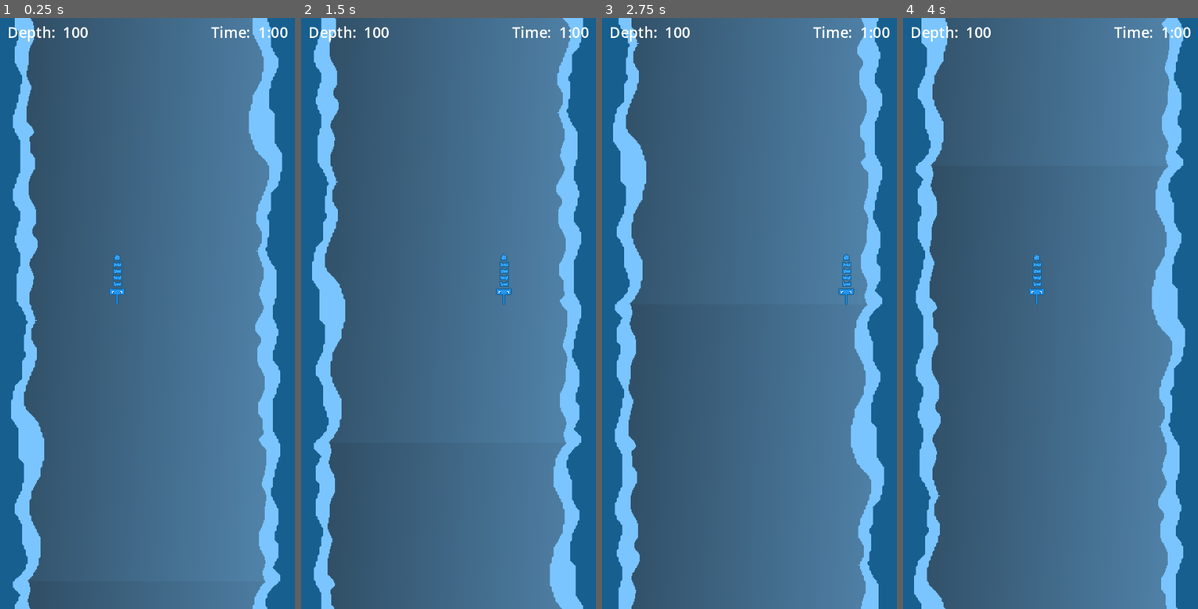
Above: before the commit, frames 1-4 (left to right).
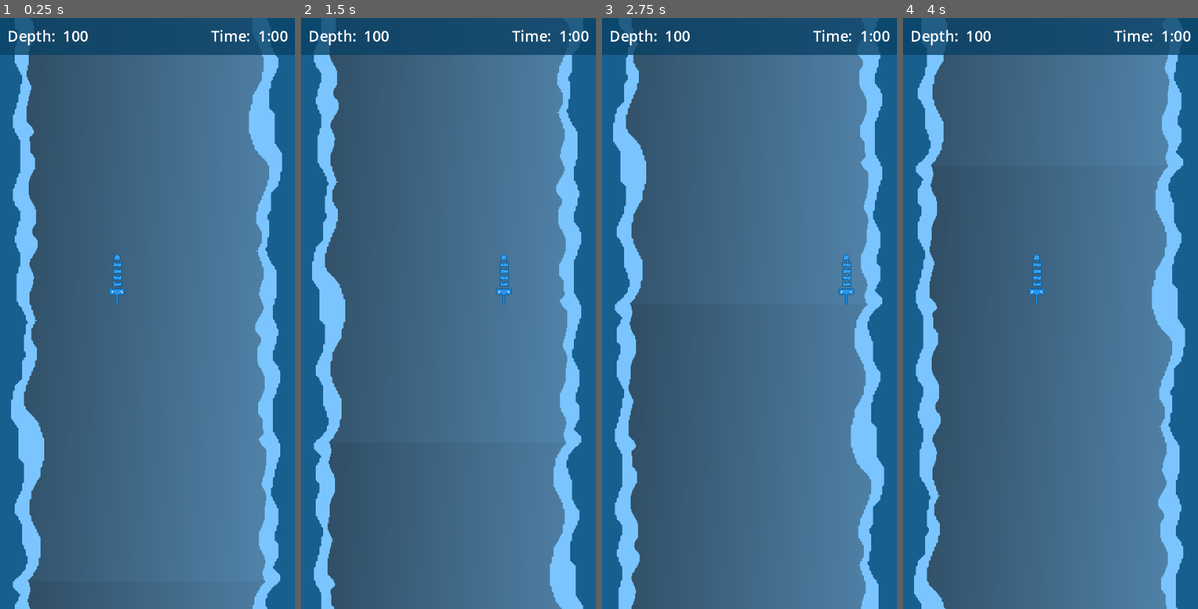
Above: after the commit, the same moments.

Repository: markusweiss/BrackeysGJam23-2
Game: Godot game, scene res://Actors/main.tscn
The game is run twice, just before and just after one commit, with the same random seed, the same clock (stepped at 60 frames per second) and the same inputs. The project has no main scene, so this scene is started directly.
Inputs:
- Up to frame 1 (0.25 s): no input
- Up to frame 2 (1.5 s): hold Right (move_right) 0.53-1.28 s; hold Left (move_left) from 1.28 s (still down)
- Up to frame 3 (2.75 s): release Left (move_left) at 2.03 s; hold Right (move_right) from 2.03 s (still down)
- Up to frame 4 (4 s): release Right (move_right) at 3.53 s; hold Left (move_left) from 3.53 s (still down)

The runs differ from the first frame. In frame 1, 6.1% of the frame differs, in the area x 0-100%, y 0-7%; in frame 2, 6.1%; in frame 3, 6.1%; in frame 4, 6.1%.

Commit message:
add ui bg color

Diff:
--- a/Actors/ui_top.tscn
+++ b/Actors/ui_top.tscn
@@ -9,38 +9,45 @@
 offset_right = 40.0
 offset_bottom = 40.0
 
-[node name="MarginContainer" type="MarginContainer" parent="Control"]
+[node name="MarginWrapper" type="MarginContainer" parent="Control"]
 layout_mode = 1
-anchors_preset = 10
+anchors_preset = 15
 anchor_right = 1.0
-offset_bottom = 26.0
+anchor_bottom = 1.0
 grow_horizontal = 2
-size_flags_horizontal = 0
+grow_vertical = 2
+
+[node name="ColorRect" type="ColorRect" parent="Control/MarginWrapper"]
+layout_mode = 2
+color = Color(0.0352941, 0.25098, 0.392157, 0.784314)
+
+[node name="MarginContainer" type="MarginContainer" parent="Control/MarginWrapper"]
+layout_mode = 2
 theme_override_constants/margin_left = 8
 theme_override_constants/margin_top = 4
 theme_override_constants/margin_right = 8
 theme_override_constants/margin_bottom = 4
 
-[node name="TimeContainer" type="HBoxContainer" parent="Control/MarginContainer"]
+[node name="TimeContainer" type="HBoxContainer" parent="Control/MarginWrapper/MarginContainer"]
 layout_mode = 2
 size_flags_horizontal = 8
 
-[node name="Time" type="Label" parent="Control/MarginContainer/TimeContainer"]
+[node name="Time" type="Label" parent="Control/MarginWrapper/MarginContainer/TimeContainer"]
 layout_mode = 2
 text = "Time: "
 
-[node name="TimeValue" type="Label" parent="Control/MarginContainer/TimeContainer"]
+[node name="TimeValue" type="Label" parent="Control/MarginWrapper/MarginContainer/TimeContainer"]
 layout_mode = 2
 text = "1:00"
 
-[node name="DeepContainer" type="HBoxContainer" parent="Control/MarginContainer"]
+[node name="DeepContainer" type="HBoxContainer" parent="Control/MarginWrapper/MarginContainer"]
 layout_mode = 2
 size_flags_horizontal = 0
 
-[node name="Deep" type="Label" parent="Control/MarginContainer/DeepContainer"]
+[node name="Deep" type="Label" parent="Control/MarginWrapper/MarginContainer/DeepContainer"]
 layout_mode = 2
 text = "Depth: "
 
-[node name="DeepValue" type="Label" parent="Control/MarginContainer/DeepContainer"]
+[node name="DeepValue" type="Label" parent="Control/MarginWrapper/MarginContainer/DeepContainer"]
 layout_mode = 2
 text = "100"
